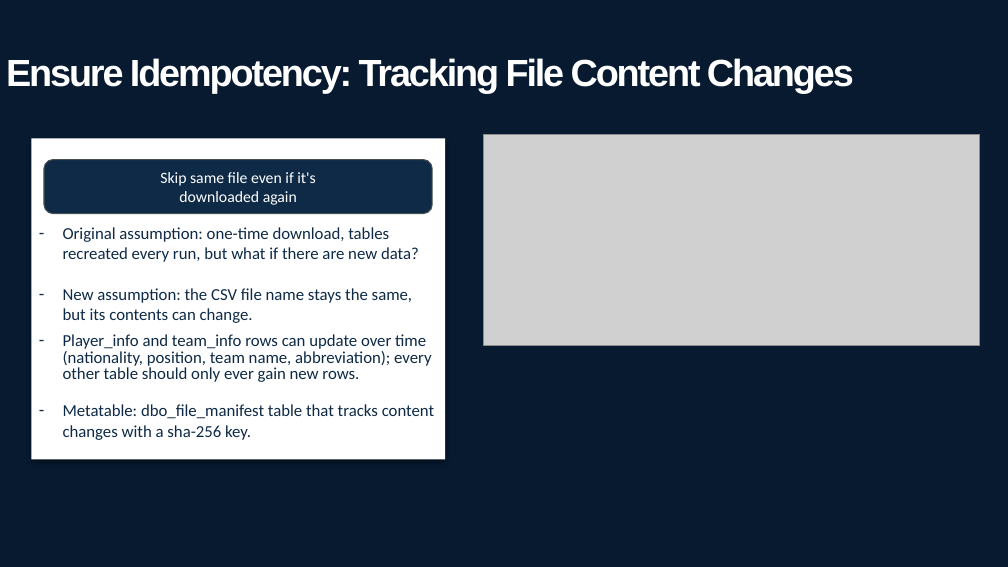
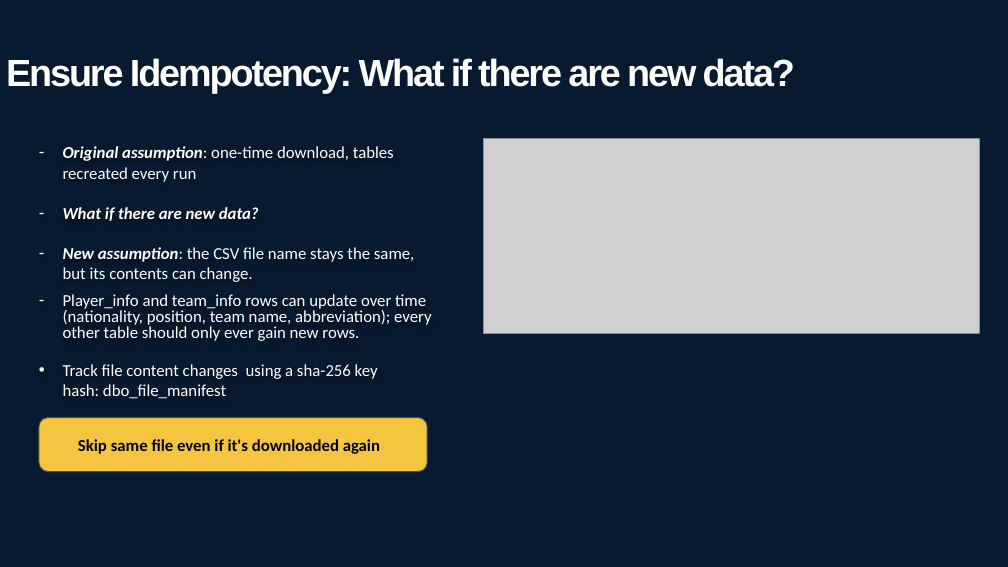
Before and after one commit to kwongheng/JDE10_final_project, a slide deck: slide 13 of docs/Final Project Presentation.pptx. Drawn at 1008x567 pixels with LibreOffice and Linux fonts; fonts in the diff are those of the drawing; grey boxes stand for pictures; background and template pictures are left out. Boxes give left, top, right and bottom in pixels: in the first picture for what was removed or moved away, otherwise in the second. Text is boxed around its words. In the diff, an @@ line names an element or a change of style, - is before the commit and + after.

```diff
--- a/docs/Final Project Presentation.pptx
+++ b/docs/Final Project Presentation.pptx
@@ title at (x1=6, y1=58, x2=795, y2=93): text changed @@
-Ensure Idempotency: Tracking File Content Changes
+Ensure Idempotency: What if there are new data?
@@ text "Original assumption: one-time download, tables ..." moved from (x1=32, y1=138, x2=445, y2=459) to (x1=63, y1=146, x2=431, y2=399) @@
@@ text "Original assumption: one-time download, tables ..." at (x1=63, y1=146, x2=431, y2=399): fill #FFFFFF to none; shadow off @@
@@ text at (x1=63, y1=146, x2=394, y2=221): text changed; text colour #0E2A47 to #FFFFFF @@
-– Original assumption: one-time download, tables recreated every run, but what if there are new data?
+– Original assumption: one-time download, tables recreated every run
+– What if there are new data?
@@ picture resized from (x1=483, y1=134, x2=980, y2=345) to (x1=483, y1=138, x2=980, y2=333) @@
@@ rounded rectangle removed at (x1=44, y1=160, x2=433, y2=214) @@
@@ text at (x1=63, y1=247, x2=431, y2=341): text colour #0E2A47 to #FFFFFF in "New assumption: the CSV file name stays ...", "Player_info and team_info rows can update over ..."; bold on, italic on in "New assumption:" @@
@@ text at (x1=63, y1=364, x2=378, y2=399): text changed; text colour #0E2A47 to #FFFFFF @@
-– Metatable: dbo_file_manifest table that tracks content changes with a sha-256 key.
+• Track file content changes using a sha-256 key hash: dbo_file_manifest
@@ rounded rectangle added at (x1=39, y1=417, x2=428, y2=472), fill #F5C542, outline #4A5254 1 pt @@
@@ text at (x1=78, y1=439, x2=380, y2=454): text changed; size 15 to 16 pt; text colour #FFFFFF to #000000; bold on @@
-Skip same file even if it's
-downloaded again
+Skip same file even if it's downloaded again
```
Also in this commit, not shown: 23 other slides changed, 5 slides added, 12 slides removed.
